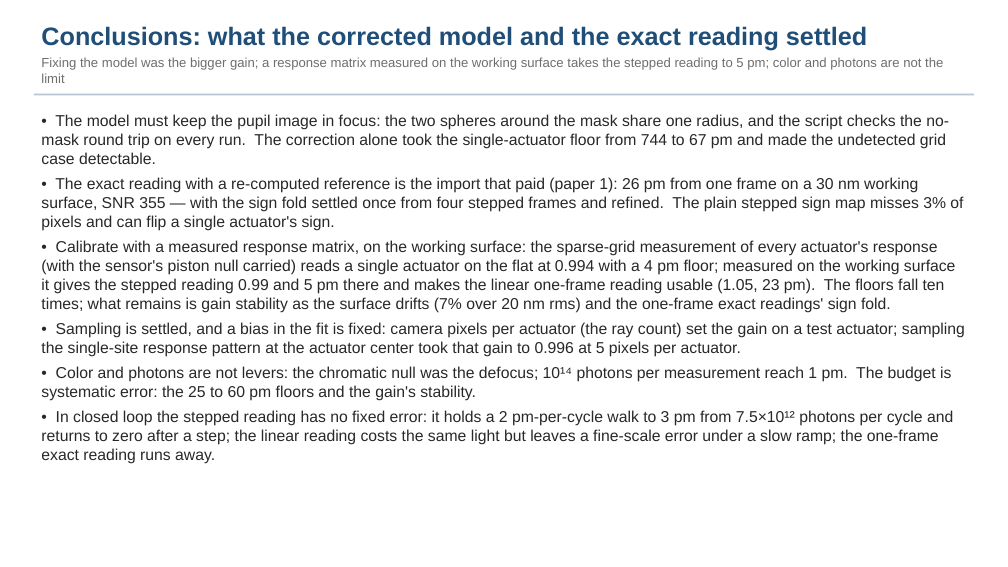
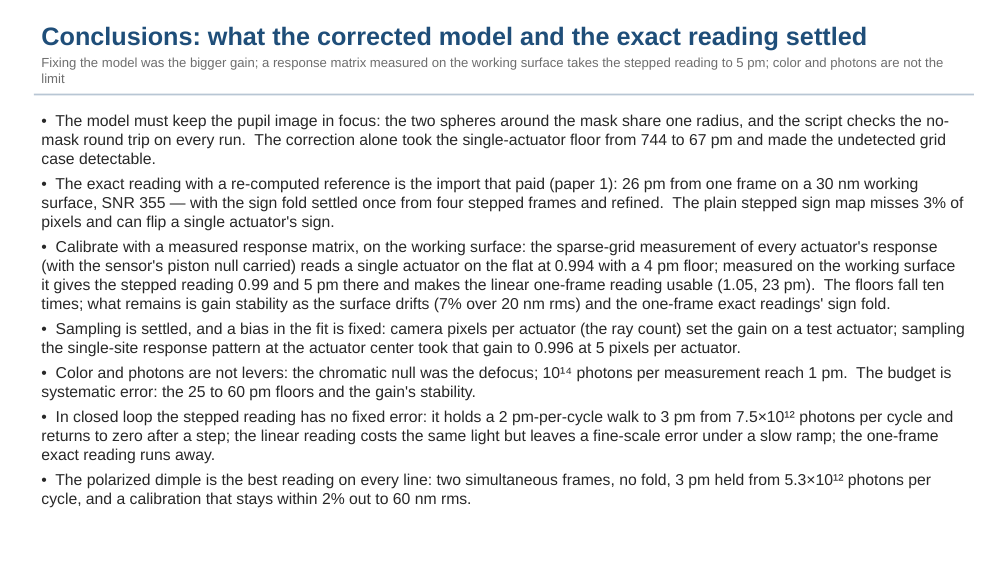
Before and after one commit to nasa-jpl/macos, a slide deck: slide 20 of demo_session/deck_zwfs.pptx (slide 19 before the commit). Drawn at 1008x567 pixels with LibreOffice and Linux fonts; fonts in the diff are those of the drawing. Boxes give left, top, right and bottom in pixels: in the first picture for what was removed or moved away, otherwise in the second. Text is boxed around its words. In the diff, an @@ line names an element or a change of style, - is before the commit and + after.

```diff
--- a/demo_session/deck_zwfs.pptx
+++ b/demo_session/deck_zwfs.pptx
@@ text at [41,473,931,508]: paragraph added @@
+• The polarized dimple is the best reading on every line: two simultaneous frames, no fold, 3 pm held from 5.3×10¹² photons per cycle, and a calibration that stays within 2% out to 60 nm rms.
```
Also in this commit, not shown: 2 other slides changed, 1 slide added, 5 other files.
